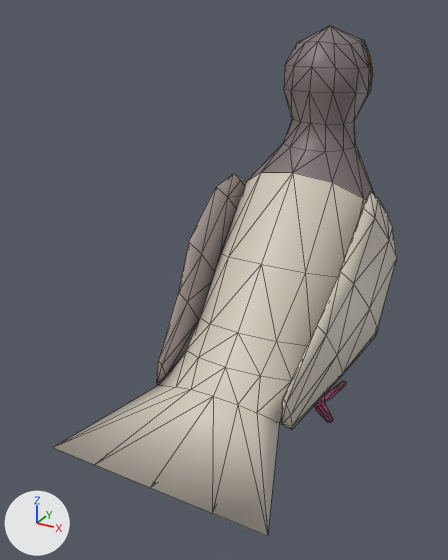
Two versions of the glTF model data/models/pidgeon/pidgeon.glb, one commit apart.
Before and after are seen from a 50 mm lens placed at (0.732, -1.722, 1.216), pointed at (-0.106, -0.198, 0.454). The axes (+X, +Y, +Z) are drawn at lower left. The lights are the same throughout. Mesh edges are drawn as thin lines. Where no turn or scale is listed for an object, it has been applied to the vertices.

The older version as bpy lines, for what is in view:
```python
me_cylinder = bpy.data.meshes.new('Cylinder')
me_cylinder.from_pydata(...)  # 440 vertices, 860 faces; spans x -0.317..0.317, y -0.765..0.612, z 0.0..1.163
me_cylinder.materials.append(mat_pidgeon)  # picture img_pidgeon_pallete
ob_pidgeon = bpy.data.objects.new('Pidgeon', me_cylinder)
ob_pidgeon.location = (0.0, 0.0, 0.0)
```
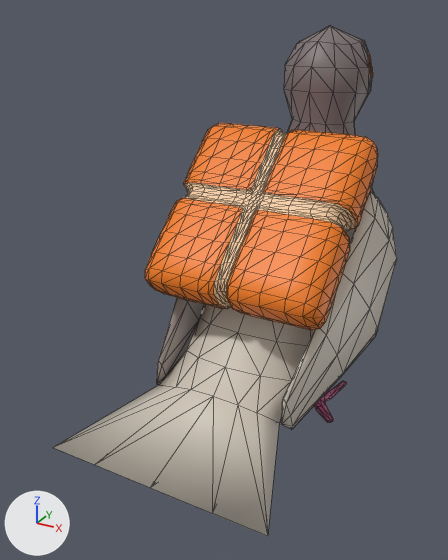
Pixel boxes (x1, y1, x2, y2) of what changed, in the pictures (448 x 560 px):
'Pidgeon', surface changed
    both: (168, 126, 379, 376)
'Package', added (orange)
    after: (145, 123, 378, 330)

The change, as a diff of the scene's bpy script:
```diff
--- a/data/models/pidgeon/pidgeon.glb.py
+++ b/data/models/pidgeon/pidgeon.glb.py
@@ img_pidgeon_pallete @@
-img_pidgeon_pallete = load_image('pidgeon_pallete', '_unpacked/pidgeon_pallete', 32, 1, 'sRGB')
+img_pidgeon_pallete = load_image('pidgeon_pidgeon_pallete', '_unpacked/pidgeon_pidgeon_pallete', 32, 1, 'sRGB')
@@ me_mesh @@
+me_mesh.from_pydata(...)  # 730 vertices, 1456 faces; spans x -0.272..0.272, y -0.169..0.321, z -0.379..0.078
+me_mesh.materials.append(mat_pidgeon)  # picture img_pidgeon_pallete
@@ ob_package @@
+ob_package = bpy.data.objects.new('Package', me_mesh)
+ob_package.location = (0.0, -0.24, 0.809)
```
